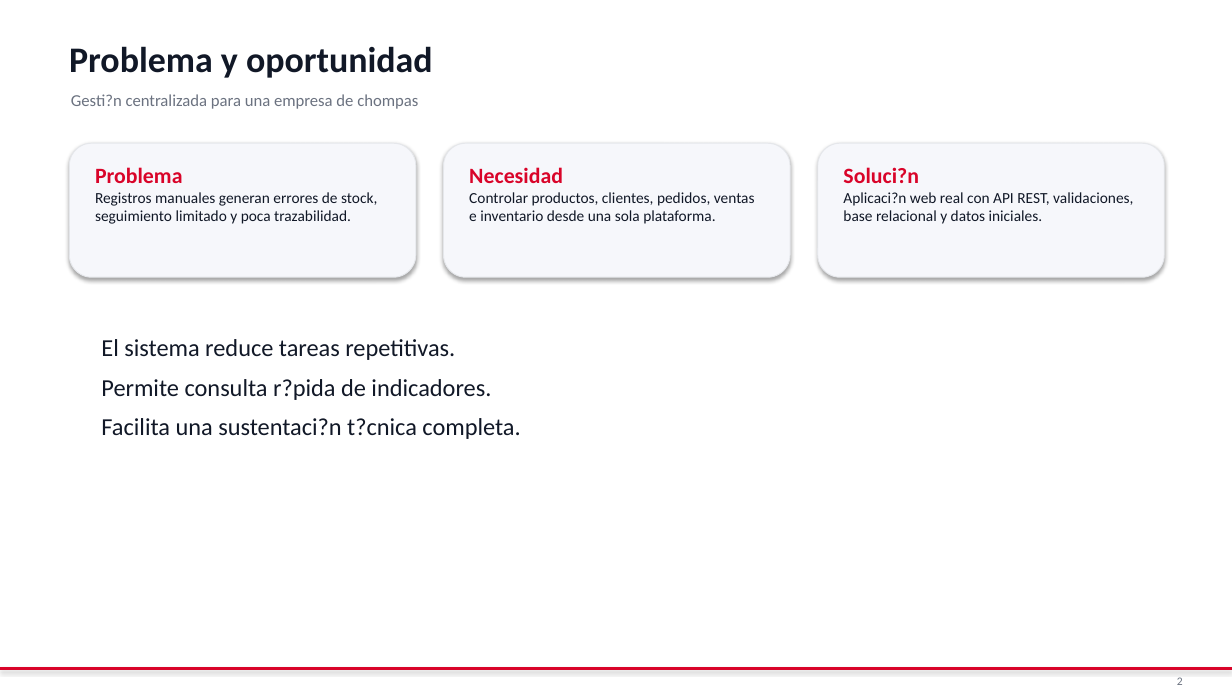
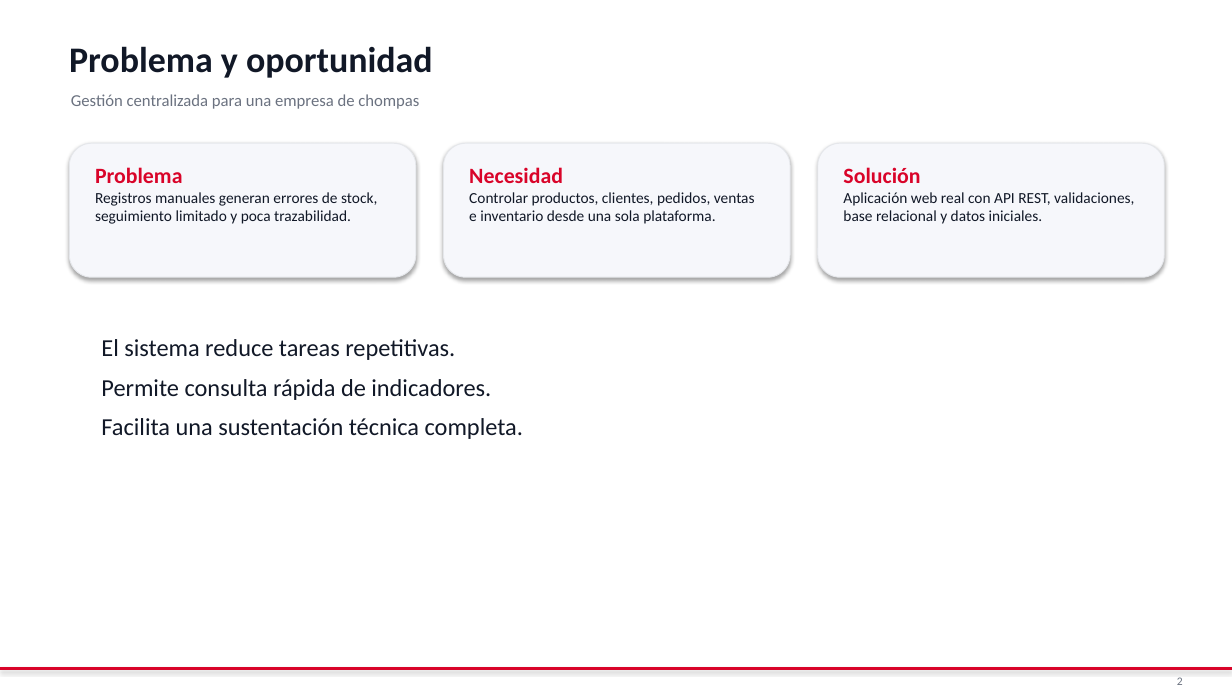
Before and after one commit to DiegoA199/Chompas_Mabel, a slide deck: slide 2 of docs/entregables/Presentacion_Chompas_Mabel.pptx. Drawn at 1232x693 pixels with LibreOffice and Linux fonts; fonts in the diff are those of the drawing. Boxes give left, top, right and bottom in pixels: in the first picture for what was removed or moved away, otherwise in the second. Text is boxed around its words. In the diff, an @@ line names an element or a change of style, - is before the commit and + after.

```diff
--- a/docs/entregables/Presentacion_Chompas_Mabel.pptx
+++ b/docs/entregables/Presentacion_Chompas_Mabel.pptx
@@ text at [71,94,419,109]: text changed @@
-Gesti?n centralizada para una empresa de chompas
+Gestión centralizada para una empresa de chompas
@@ text at [843,167,1134,224]: text changed @@
-Soluci?n
-Aplicaci?n web real con API REST, validaciones, base relacional y datos iniciales.
+Solución
+Aplicación web real con API REST, validaciones, base relacional y datos iniciales.
@@ text at [101,379,523,439]: text changed @@
-Permite consulta r?pida de indicadores.
-Facilita una sustentaci?n t?cnica completa.
+Permite consulta rápida de indicadores.
+Facilita una sustentación técnica completa.
```
Also in this commit, not shown: 10 other slides changed, 2 other files.
